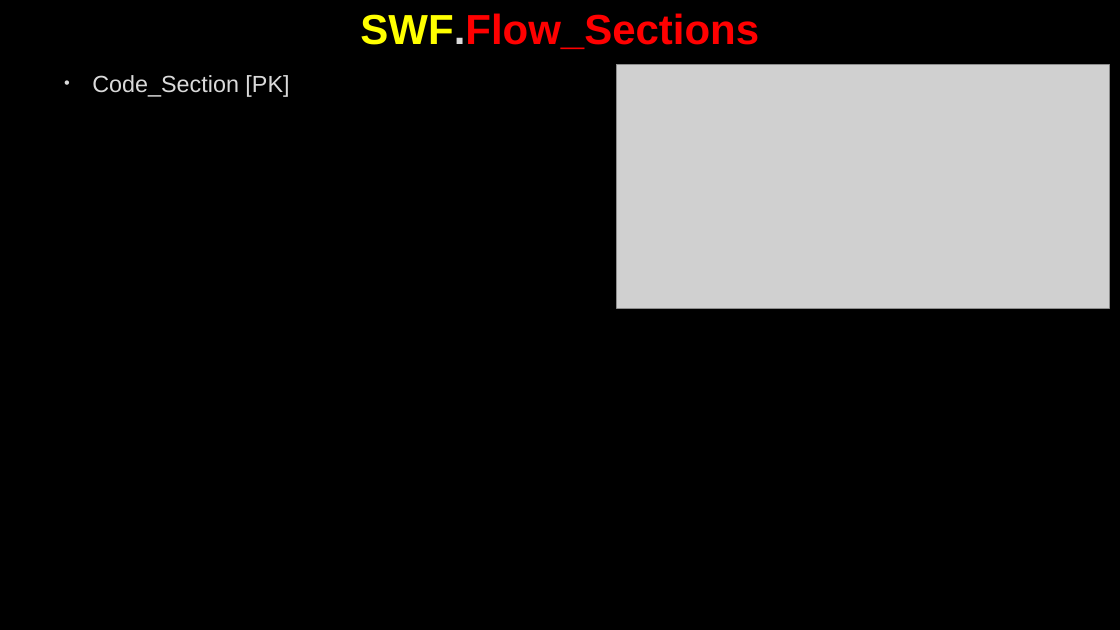
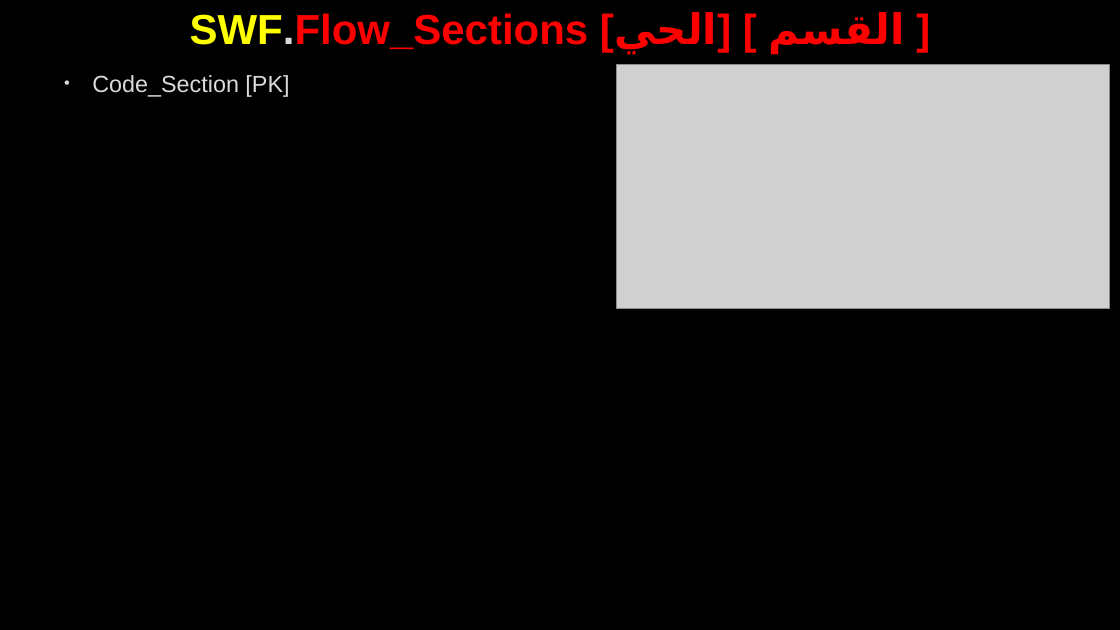
Before and after one commit to AhmedMohamedSamir1/Summary, a slide deck: slide 105 of Dot Net/Business.pptx (slide 104 before the commit). Drawn at 1120x630 pixels with LibreOffice and Linux fonts; fonts in the diff are those of the drawing; grey boxes stand for pictures; background and template pictures are left out. Boxes give left, top, right and bottom in pixels: in the first picture for what was removed or moved away, otherwise in the second. Text is boxed around its words. In the diff, an @@ line names an element or a change of style, - is before the commit and + after.

```diff
--- a/Dot Net/Business.pptx
+++ b/Dot Net/Business.pptx
@@ title at (x1=190, y1=12, x2=905, y2=54): text changed @@
-SWF.Flow_Sections
+SWF.Flow_Sections [الحي] [ القسم ]
```
Also in this commit, not shown: 5 other slides changed, 1 slide added, 7 other files.
